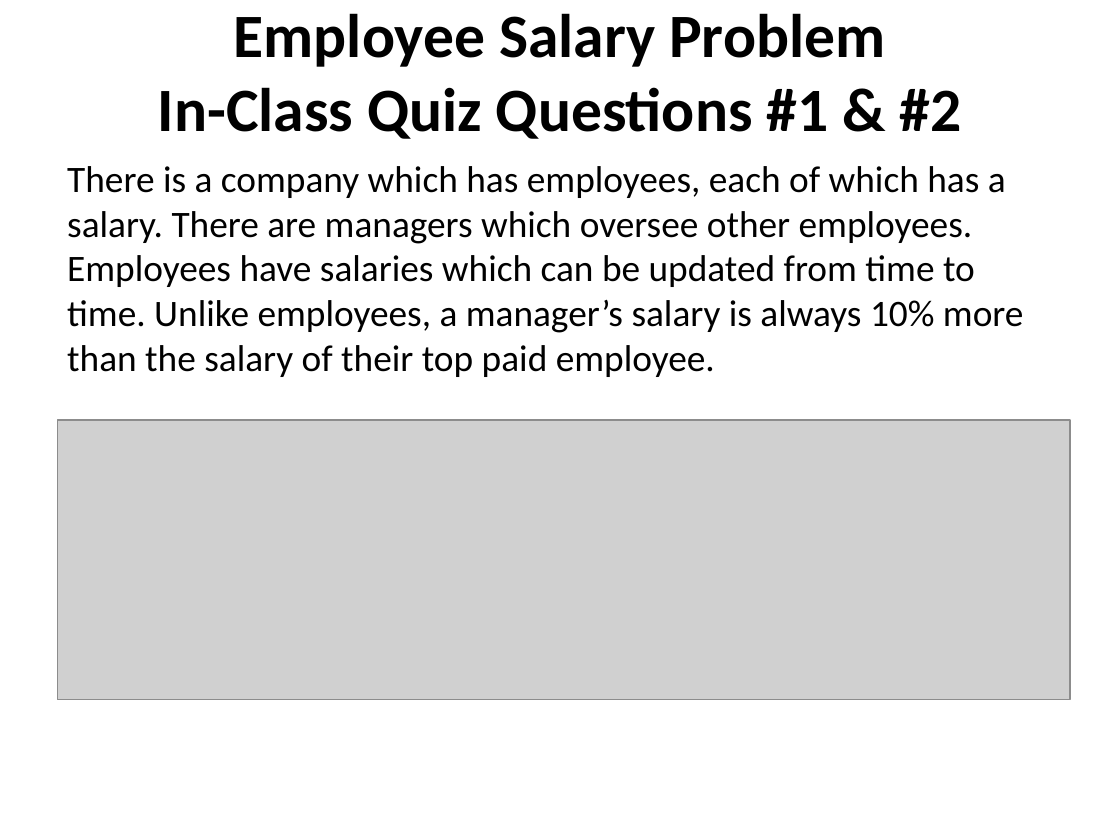
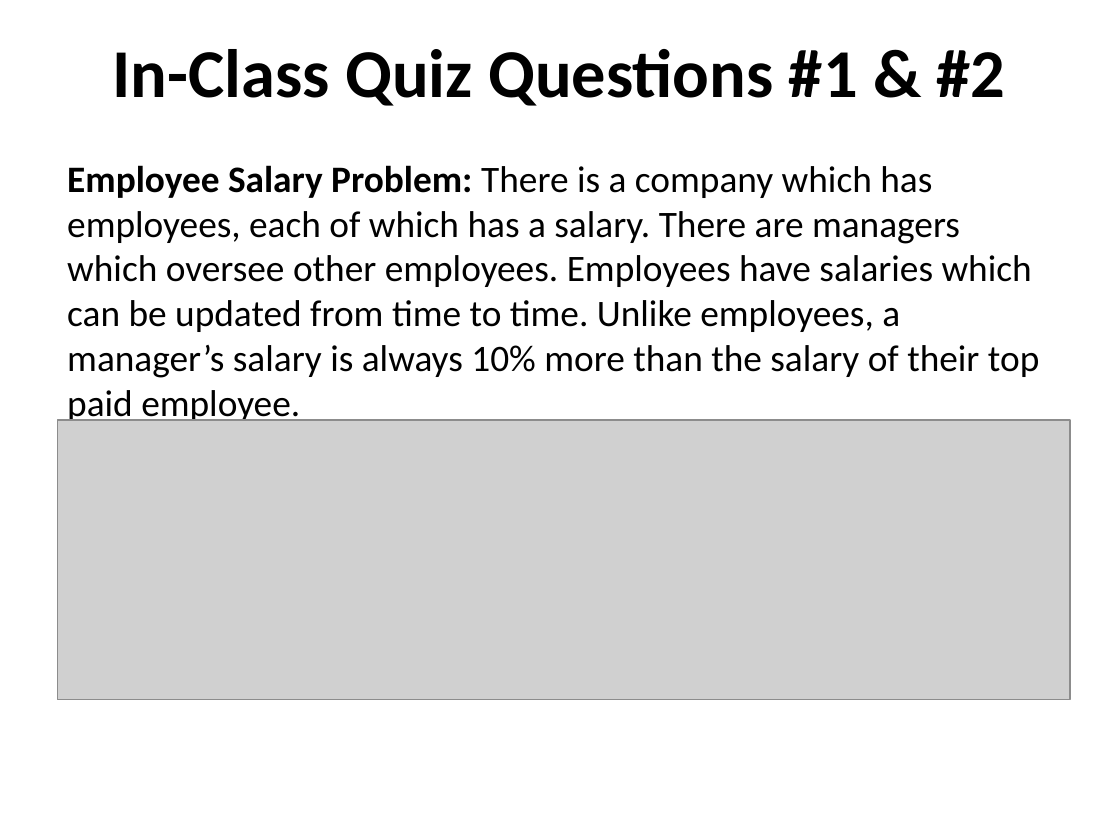
Before and after one commit to RHIT-CSSE/csse220, a slide deck: slide 21 of ClassMaterials/CohesionAndCoupling/Slides/Cohesion_And_Coupling.pptx (slide 20 before the commit). Drawn at 1120x840 pixels with LibreOffice and Linux fonts; fonts in the diff are those of the drawing; grey boxes stand for pictures. Boxes give left, top, right and bottom in pixels: in the first picture for what was removed or moved away, otherwise in the second. Text is boxed around its words. In the diff, an @@ line names an element or a change of style, - is before the commit and + after.

```diff
--- a/ClassMaterials/CohesionAndCoupling/Slides/Cohesion_And_Coupling.pptx
+++ b/ClassMaterials/CohesionAndCoupling/Slides/Cohesion_And_Coupling.pptx
@@ title at bbox=[113, 49, 1006, 106]: text changed; size 39.6 to 44 pt @@
-Employee Salary Problem
-In-Class Quiz Questions #1 & #2
+In-Class Quiz Questions #1 & #2
@@ text at bbox=[67, 165, 1039, 426]: text changed @@
-There is a company which has employees, each of which has a salary. There are managers which oversee other employees. Employees have salaries which can be updated from time to time. Unlike employees, a manager’s salary is always 10% more than the salary of their top paid employee.
+Employee Salary Problem: There is a company which has employees, each of which has a salary. There are managers which oversee other employees. Employees have salaries which can be updated from time to time. Unlike employees, a manager’s salary is always 10% more than the salary of their top paid employee.
```
Also in this commit, not shown: 9 other slides changed, 1 slide added.
